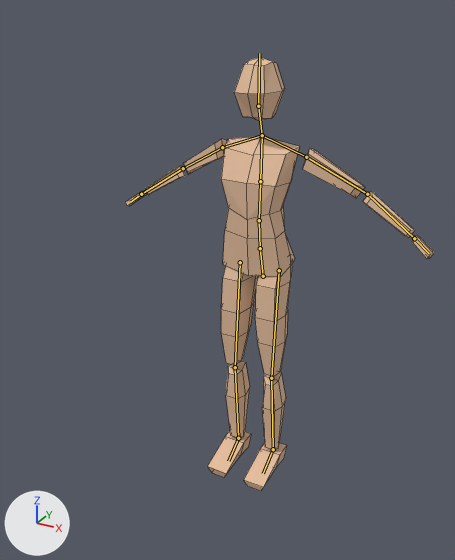
Before and after pictures for a commit that changed the Blender file Ludum Dare 40/Assets/Models/human01.blend.
Rendered twice from a 50 mm camera at (1.14, -2.36, 2.16) aimed at (0.09, -0.44, 1.2). Arrows for +X, +Y and +Z are at lower left; the lights stay in place. The bones that bend it are drawn over the model as lines. Mesh edges are drawn as thin lines.
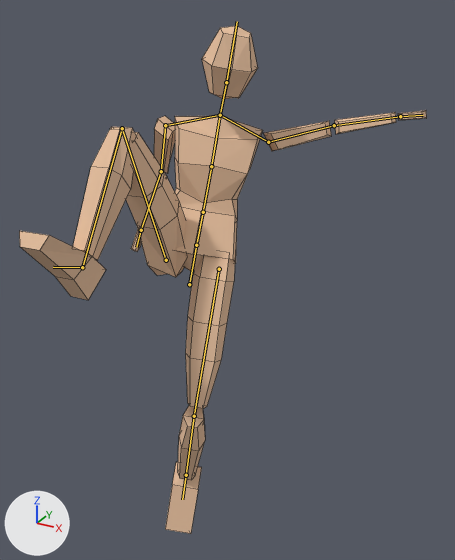
Commit message: improved attack animation

The newer file adds an action. The first version stands in its rest pose; the second is drawn at frame 9 of the action 'attack'.

Pixel boxes (x1, y1, x2, y2) of what changed, in the pictures (455 x 560 px):
'Plane', posed (32% wider, 17% taller): before (126, 57, 434, 491); after (19, 26, 427, 534)
bone 'spine', root to tip: before (263, 276) to (260, 248); after (189, 284) to (196, 245)
bone 'spine.001', root to tip: before (260, 248) to (259, 220); after (196, 245) to (203, 212)
bone 'spine.002', root to tip: before (259, 220) to (260, 181); after (203, 212) to (211, 166)
bone 'spine.003', root to tip: before (260, 181) to (262, 135); after (211, 166) to (220, 115)
bone 'upper_arm.L', root to tip: before (306, 157) to (367, 194); after (268, 142) to (334, 125)
bone 'forearm.L', root to tip: before (367, 194) to (414, 238); after (334, 125) to (400, 116)
bone 'shoulder.R', root to tip: before (262, 135) to (222, 147); after (220, 115) to (165, 125)
bone 'upper_arm.R', root to tip: before (222, 147) to (183, 168); after (165, 125) to (161, 171)
bone 'forearm.R', root to tip: before (183, 168) to (141, 194); after (161, 171) to (141, 230)
bone 'thigh.L', root to tip: before (279, 270) to (271, 378); after (219, 269) to (194, 416)
bone 'shin.L', root to tip: before (271, 378) to (273, 449); after (194, 416) to (186, 475)
bone 'foot.L', root to tip: before (273, 449) to (263, 473); after (186, 475) to (182, 499)
bone 'thigh.R', root to tip: before (240, 262) to (235, 367); after (166, 260) to (122, 128)
bone 'shin.R', root to tip: before (235, 367) to (238, 438); after (122, 128) to (82, 267)
bone 'foot.R', root to tip: before (238, 438) to (228, 461); after (82, 267) to (53, 267)

What the commit changed:
Bone 'spine' (bone_spine) moves from (0.0, 0.0, 0.0) to (0.0, 0.352, 0.558).
Bone 'spine' (bone_spine) turns from (0, 0, 0) to (-55, 22, -16) degrees about its own x, y and z.
Bone 'spine.001' (bone_spine_001) turns from (0, 0, 0) to (0, 1, -1) degrees about its own x, y and z.
Bone 'spine.002' (bone_spine_002) turns from (0, 0, 0) to (39, 1, 0) degrees about its own x, y and z.
Bone 'spine.003' (bone_spine_003) turns from (0, 0, 0) to (13, 7, 2) degrees about its own x, y and z.
Bone 'upper_arm.L' (bone_upper_arm_l) turns from (0, 0, 0) to (-13, -24, 48) degrees about its own x, y and z.
Bone 'forearm.L' (bone_forearm_l) turns from (0, 0, 0) to (35, 0, 0) degrees about its own x, y and z.
Bone 'shoulder.R' (bone_shoulder_r) turns from (0, 0, 0) to (-2, 0, -7) degrees about its own x, y and z.
Bone 'upper_arm.R' (bone_upper_arm_r) turns from (0, 0, 0) to (-27, 1, 50) degrees about its own x, y and z.
Bone 'forearm.R' (bone_forearm_r) turns from (0, 0, 0) to (24, 4, -1) degrees about its own x, y and z.
Bone 'thigh.L' (bone_thigh_l) turns from (0, 0, 0) to (25, 0, 0) degrees about its own x, y and z.
Bone 'shin.L' (bone_shin_l) turns from (0, 0, 0) to (41, 0, 0) degrees about its own x, y and z.
Bone 'foot.L' (bone_foot_l) turns from (0, 0, 0) to (40, 0, 0) degrees about its own x, y and z.
Bone 'thigh.R' (bone_thigh_r) turns from (0, 0, 0) to (-102, 23, 13) degrees about its own x, y and z.
Bone 'shin.R' (bone_shin_r) turns from (0, 0, 0) to (114, 0, 0) degrees about its own x, y and z.
Bone 'foot.R' (bone_foot_r) turns from (0, 0, 0) to (-12, 0, 0) degrees about its own x, y and z.
